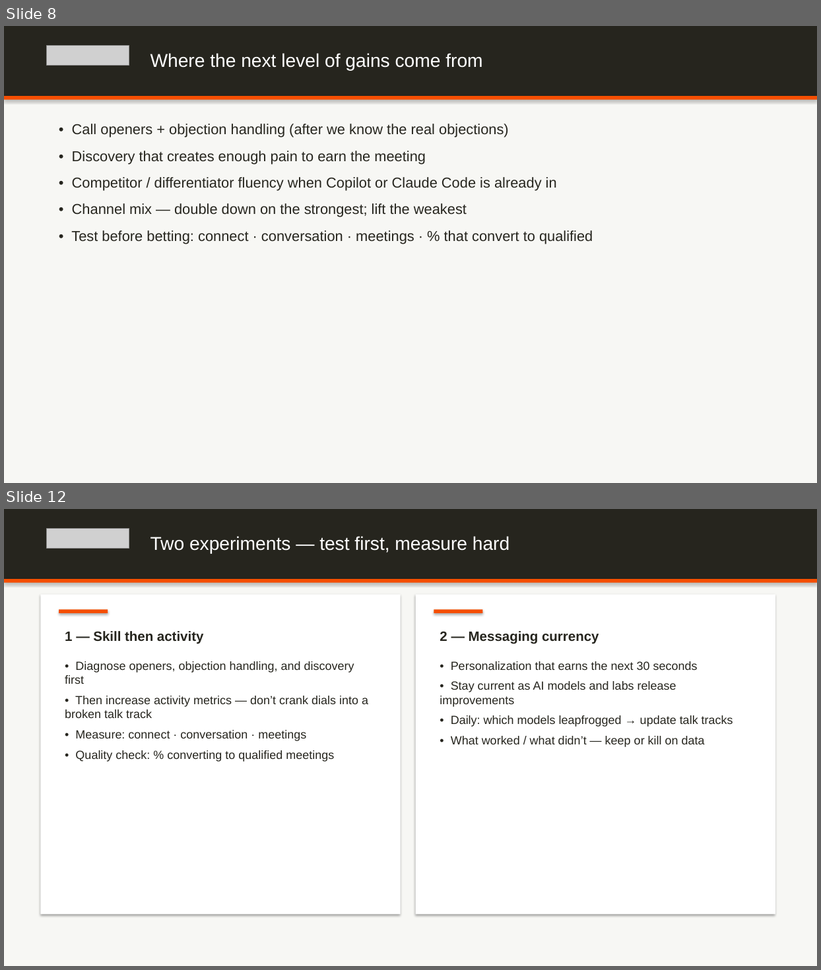
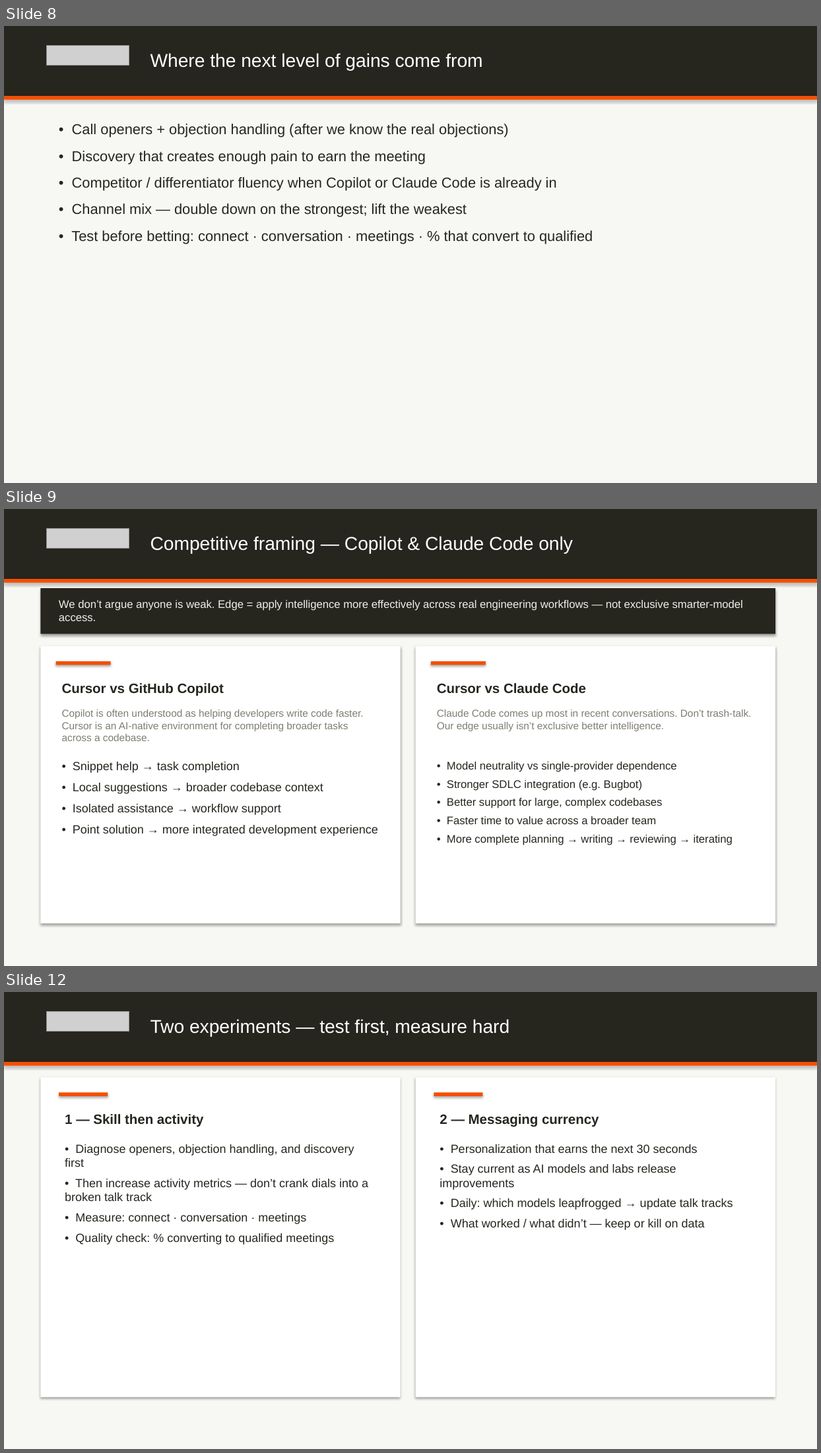
Before and after one commit to dempseli01-stack/lindsey, a slide deck: Lindsey_Presentation.pptx. Shown one above the other, each under a label of ours: slides 8 and 12 before the commit, slides 8, 9 and 12 after it; the slides between them are not shown. The pictures are 821x970 and 821x1453 pixels, drawn with LibreOffice and Linux fonts; fonts in the diff are those of the drawing; grey boxes stand for pictures. Boxes give left, top, right and bottom in pixels: in the first picture for what was removed or moved away, otherwise in the second. Text is boxed around its words. In the diff, an @@ line names an element or a change of style, - is before the commit and + after.

```diff
--- a/Lindsey_Presentation.pptx
+++ b/Lindsey_Presentation.pptx
@@ slide 9 added at bbox=[4, 509, 817, 966], background #FFFFFF @@
@@ rectangle added at bbox=[4, 509, 817, 966], fill #F7F7F4 @@
@@ rectangle added at bbox=[4, 509, 817, 579], fill #26251E @@
@@ picture added at bbox=[47, 529, 129, 548] @@
@@ text added at bbox=[151, 536, 573, 554], 22 pt, text #FFFFFF @@
+Competitive framing — Copilot & Claude Code only
@@ rectangle added at bbox=[4, 579, 817, 583], fill #F54E00 @@
@@ rectangle added at bbox=[40, 588, 776, 634], fill #26251E @@
@@ text added at bbox=[59, 600, 743, 621], 13 pt, text #EFEEE8 @@
+We don’t argue anyone is weak. Edge = apply intelligence more effectively across real engineering workflows — not exclusive smarter-model access.
@@ rectangle added at bbox=[40, 646, 401, 923], fill #FFFFFF @@
@@ rectangle added at bbox=[416, 646, 776, 923], fill #FFFFFF @@
@@ rectangle added at bbox=[56, 661, 111, 665], fill #F54E00 @@
@@ rectangle added at bbox=[431, 661, 486, 665], fill #F54E00 @@
@@ text added at bbox=[62, 683, 224, 696], 16 pt, text #26251E, bold @@
+Cursor vs GitHub Copilot
@@ text added at bbox=[437, 683, 586, 694], 16 pt, text #26251E, bold @@
+Cursor vs Claude Code
@@ text added at bbox=[62, 710, 364, 741], 12 pt, text #807D72 @@
+Copilot is often understood as helping developers write code faster. Cursor is an AI-native environment for completing broader tasks across a codebase.
@@ text added at bbox=[437, 710, 751, 731], 12 pt, text #807D72 @@
+Claude Code comes up most in recent conversations. Don’t trash-talk. Our edge usually isn’t exclusive better intelligence.
@@ text added at bbox=[73, 762, 378, 836], 14 pt, text #26251E @@
+• Snippet help → task completion
+• Local suggestions → broader codebase context
+• Isolated assistance → workflow support
+• Point solution → more integrated development experience
@@ text added at bbox=[447, 762, 733, 846], 13 pt, text #26251E @@
+• Model neutrality vs single-provider dependence
+• Stronger SDLC integration (e.g. Bugbot)
+• Better support for large, complex codebases
+• Faster time to value across a broader team
+• More complete planning → writing → reviewing → iterating
```
Also in this commit, not shown: 5 slides changed, 1 slide removed, 4 other files.
